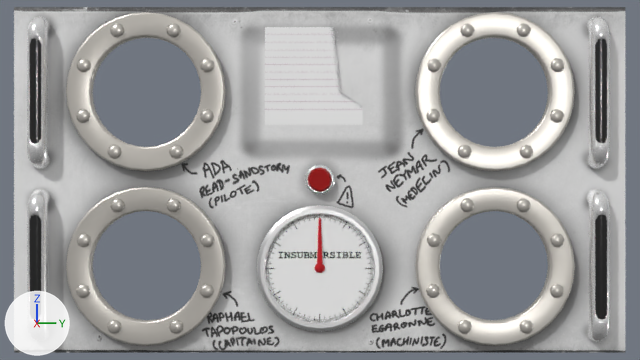
The Blender file BLENDER/overlay.blend: old version first, new version second.
Rendered twice from the file's camera 'CAM_Camera'. The axes (+X, +Y, +Z) are drawn at lower left. The lights are the same throughout.

The first picture shows 'MSH_ClockBG', 'MSH_ClockEdge', 'MSH_Fond', 'MSH_Hublots', 'MSH_OxygenMeter_Glass', 'MSH_OxygenPipe', 'Plane'.
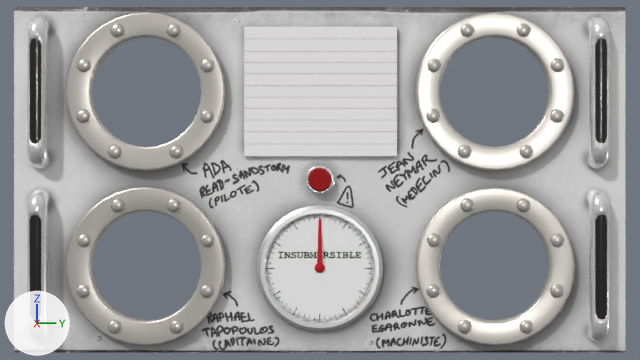
Boxes (x1, y1, x2, y2) around the edits, measured in the pictures (640 x 360 px):
'Plane', reshaped, moved, rescaled (56% wider, 31% taller): before (265, 27, 363, 125); after (244, 27, 397, 156)

Diff of the bpy script that builds the scene:
```diff
--- a/BLENDER/overlay.blend.py
+++ b/BLENDER/overlay.blend.py
@@ me_plane @@
 # used by ob_plane; location = (0.28, -0.34, 5.79)
 # verts and faces of me_plane; kept vertices keep their numbers, new ones are numbered from 4
 # before: 0 (0.0, 2.72, 2.72) at pixel (362, 27), 1 (0.0, -2.72, 2.72) at pixel (264, 27), 2 (0.0, 2.72, -2.72) at pixel (362, 124), 3 (0.0, -2.72, -2.72) at pixel (264, 124)
-me_plane.from_pydata(...)  # 4 vertices, 1 face; spans x 0.0, y -2.72..2.72, z -2.72..2.72
+me_plane.from_pydata(...)  # 8 vertices, 6 faces; spans x -0.11..0.0, y -2.72..2.72, z -2.3..2.31
+# me_plane part 1
+delete_vertices([*range(0, 4)])  # with the faces that use them
+verts[4] = (-0.11, 2.72, -2.3)  # pixel (396, 156)
+verts[5] = (-0.11, -2.72, -2.3)  # pixel (244, 156)
+verts[6] = (-0.11, 2.72, 2.31)  # pixel (396, 26)
+verts[7] = (-0.11, -2.72, 2.31)  # pixel (244, 26)
+for new, old in zip([*range(8, 12)], [*range(4, 8)]): verts[new] = verts[old] + (0.11, 0.0, 0.0)
+faces += [(4, 5, 9, 8), (6, 10, 11, 7), (5, 7, 11, 9), (4, 6, 7, 5), (8, 9, 11, 10), (4, 8, 10, 6)]
 me_plane.materials.append(mat_mat_eventsbg)
@@ ob_plane @@
 ob_plane = bpy.data.objects.new('Plane', me_plane)
-ob_plane.location = (0.28, -0.34, 5.79)
+ob_plane.location = (0.47, 0.05, 4.9)
+ob_plane.scale = (0.99, 1.56, 1.56)
```
